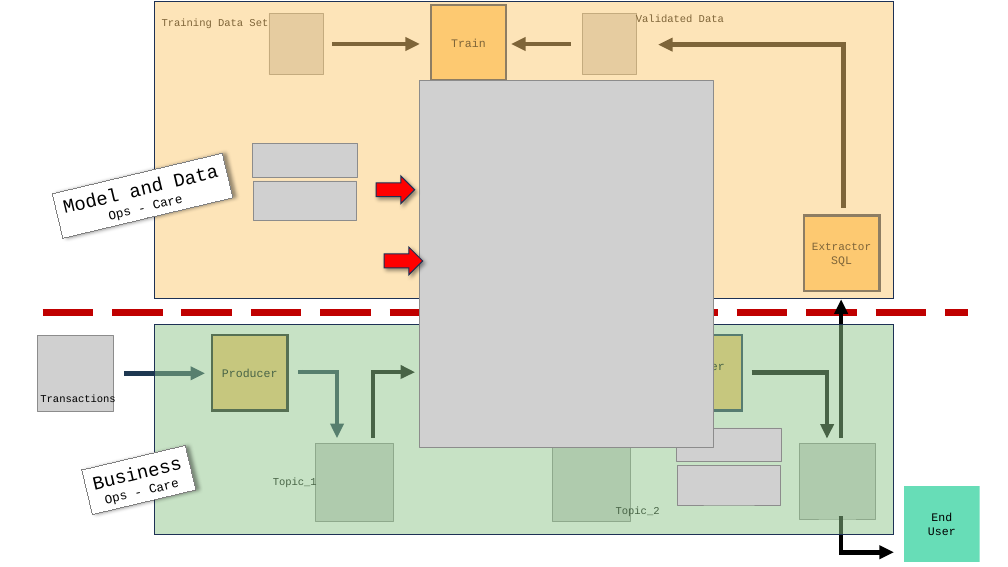
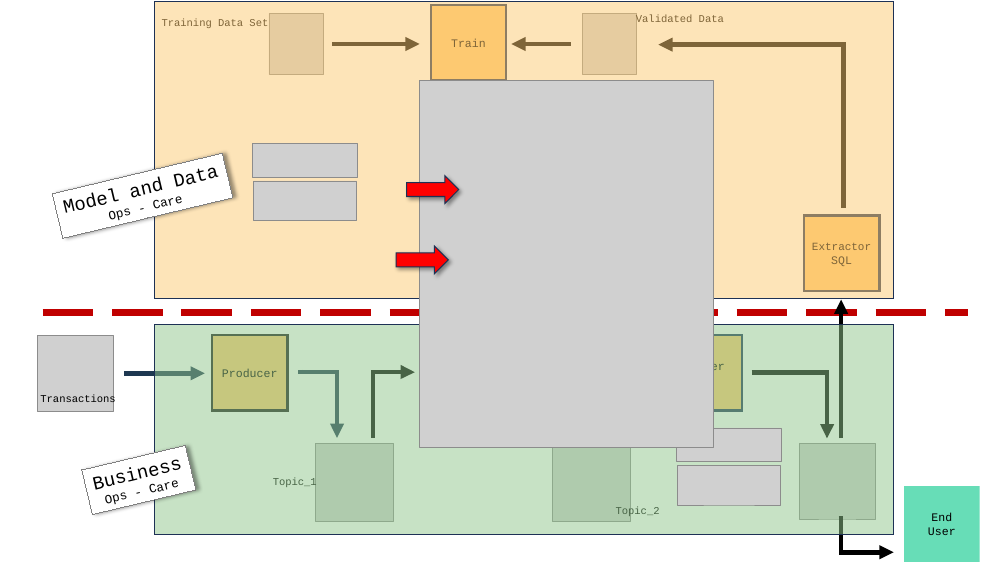
Before and after one commit to 40tude/fraud_detection_2, a slide deck: slide 15 of assets/00_fraud_detection_2_soutenance.pptx (slide 13 before the commit). Drawn at 1008x567 pixels with LibreOffice and Linux fonts; fonts in the diff are those of the drawing; grey boxes stand for pictures. Boxes give left, top, right and bottom in pixels: in the first picture for what was removed or moved away, otherwise in the second. Text is boxed around its words. In the diff, an @@ line names an element or a change of style, - is before the commit and + after.

```diff
--- a/assets/00_fraud_detection_2_soutenance.pptx
+++ b/assets/00_fraud_detection_2_soutenance.pptx
@@ up arrow: place and size @@
-up arrow at [377, 176, 415, 204]
+up arrow at [407, 175, 459, 203]
@@ up arrow: place and size @@
-up arrow at [384, 247, 423, 275]
+up arrow at [396, 246, 448, 274]
```
Also in this commit, not shown: 7 other slides changed, 2 slides added, 8 slides removed.
